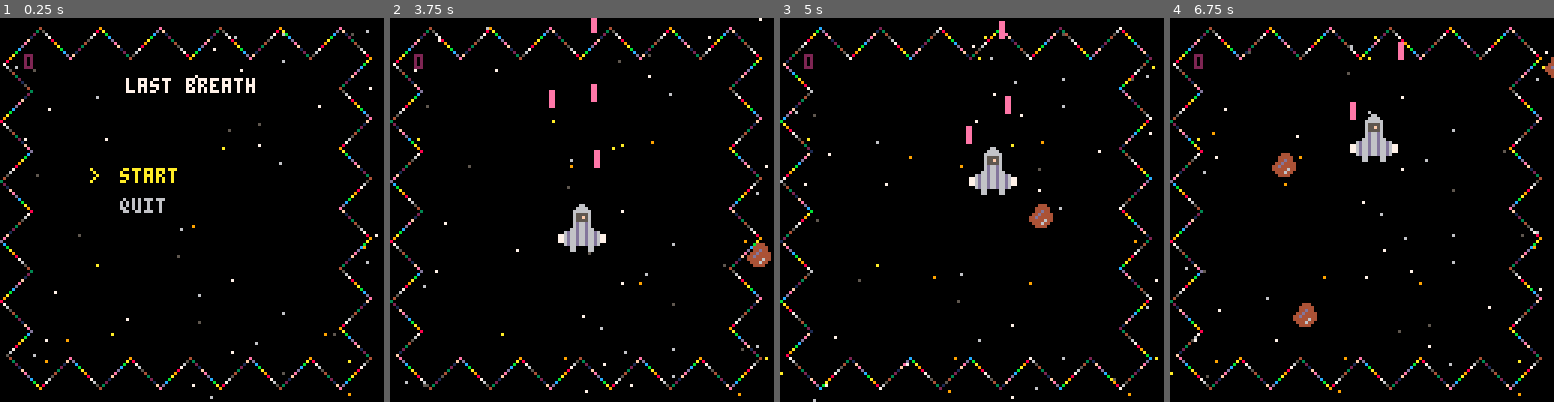
Above: before the commit, frames 1-4 (left to right).
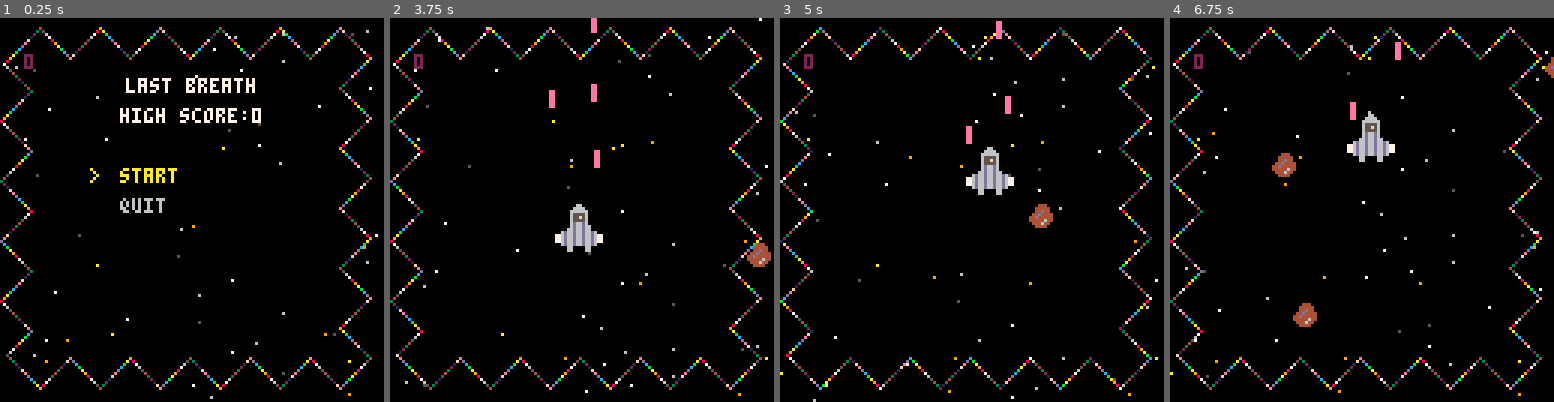
Above: after the commit, the same moments.

Repository: WJConnors/NothingCouldPossiblyGoWrong
Game: PICO-8 cartridge lastbreath.p8
The game is run twice, just before and just after one commit, with the same random seed, the same clock (stepped at 60 frames per second) and the same inputs.
Inputs:
- Up to frame 1 (0.25 s): no input
- Up to frame 2 (3.75 s): tap O (Z key) at 0.33, 0.7, 1.43, 2.22, 3.1 s; tap X (X key) at 1.07, 2.07, 2.4, 2.73, 3.07, 3.4, 3.73 s; hold Left 1.97-2.37 s; hold Down 2.42-2.82 s; hold Right 2.87-3.53 s; hold Up from 3.58 s (still down)
- Up to frame 3 (5 s): tap O (Z key) at 3.98, 4.87 s; tap X (X key) at 4.07, 4.4, 4.73 s; release Up at 4.08 s; hold Right 4.13-4.53 s; hold Down from 4.58 s (still down)
- Up to frame 4 (6.75 s): tap X (X key) every 0.33 s from 5.07 to 6.73 s; release Down at 5.08 s; hold Left 5.13-5.8 s; tap O (Z key) at 5.75, 6.63 s; hold Up 5.85-6.18 s; hold Left 6.23-6.63 s; hold Down from 6.68 s (still down)

The runs differ from the first frame. In frame 1, 0.6% of the frame differs, in the area x 31-68%, y 23-28%; in frame 2, 0.6%; in frame 3, 0.7%, in the area x 48-62%, y 0-47%; in frame 4, 0.7%.

Commit message:
Added Sound Effects

Diff:
--- a/lastbreath.p8
+++ b/lastbreath.p8
@@ -13,6 +13,8 @@
 	astmax=100
 	astmin=20
 	score=0
+	cartdata(0)
+	high_score=dget(0) or 0
 	play=false
 end
 
@@ -38,6 +40,7 @@
 			if collide(a,l) then
 				del(lasers,l)
 				del(asteroids,a)
+				sfx(2)
 				if (play) score+=5
 			end
 		end
@@ -45,7 +48,12 @@
 
 	for a in all (asteroids) do
 		if p_collide(a) then
+			sfx(0)
 			del(asteroids,a)
+			if score > high_score then
+				high_score=score
+				dset(0,high_score)
+			end
 			play=false
 		end
 	end
@@ -119,6 +127,7 @@
 
 function p_fire(side)
 	local x,y
+	sfx(1)
 	y=p.y+p.ly
 	if side==0 then
 		x=p.x+p.lrx
@@ -129,28 +138,43 @@
 end
 
 function p_inputs()
-	if (btnp(🅾️) and p.lcd==0) then
-	 p_fire(0)
-	 p.lcd=p.cd
-	end
-	if (btnp(❎) and p.rcd==0) then
-		p_fire(1)
-		p.rcd=p.cd
-	end
-
-	if btn(0) then
-		p.dy-=p.g*1.5
-		p.dx-=p.g*0.5
-	else
-		if (p.dx<0) p.dx+=p.g*0.2
-	end
-
-	if btn(1) then
-		p.dy-=p.g*1.5
-		p.dx+=p.g*0.5
-	else
-		if (p.dx>0) p.dx-=p.g*0.2
-	end
+ if (btnp(🅾️) and p.lcd == 0) then
+  p_fire(0)
+  p.lcd = p.cd
+ end
+ if (btnp(❎) and p.rcd == 0) then
+  p_fire(1)
+  p.rcd = p.cd
+ end
+
+ if btn(0) then
+  p.dy -= p.g * 1.5
+  p.dx -= p.g * 0.5
+  if stat(51) == -1 then
+   sfx(3, 1)
+  end
+ end
+ if not btn(0) then
+  sfx(-1, 1)
+ end
+
+ if btn(1) then
+  p.dy -= p.g * 1.5
+  p.dx += p.g * 0.5
+  if stat(52) == -1 then
+   sfx(4, 2)
+  end
+ end
+ if not btn(1) then
+  sfx(-1, 2)
+ end
+
+ if not btn(0) and p.dx < 0 then
+  p.dx += p.g * 0.2
+ end
+ if not btn(1) and p.dx > 0 then
+  p.dx -= p.g * 0.2
+ end
 end
 
 function p_borders()
@@ -440,6 +464,7 @@
 
 function menu_draw()
 	print("last breath",42,20,7)
+	print("high score:"..high_score,40,30,7)
 
 	for i=1,#menu.items do
 		local color=6
Not shown, changed: the sound effects (__sfx__) section of lastbreath.p8
